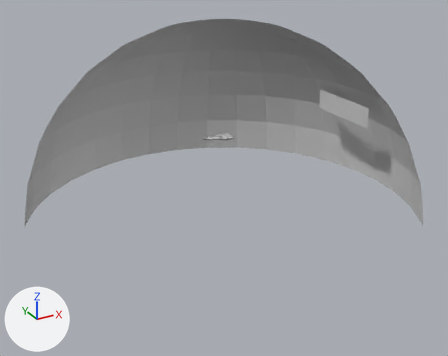
A saved change to the Blender file build/assetpacker/assets/intro/intro.blend.
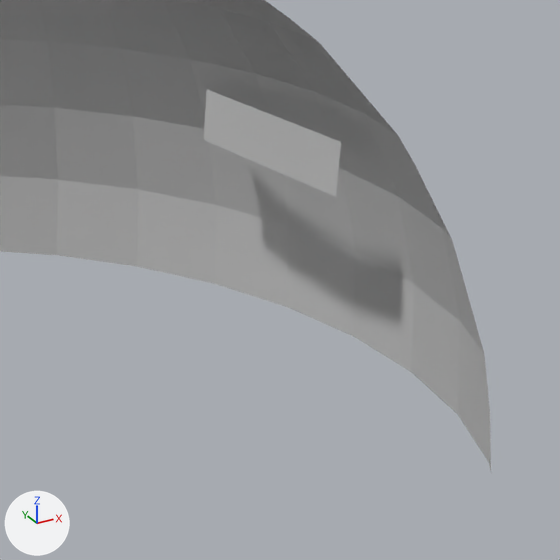
Each version appears first whole from a 50 mm lens placed at (-399.0, -743.0, 307.0), pointed at (-15.0, -45.0, -42.0), and next in a close-up on the part from 55% to 100% of the width and 16% to 73% of the height. Every picture has the same lights, and +X, +Y and +Z are marked at lower left. Everything nearer to the camera than a plane just in front of the edit is cut away.

Objects in the first close-up: 'sky', 'skyline'.
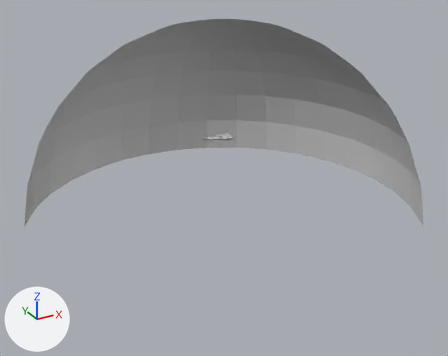
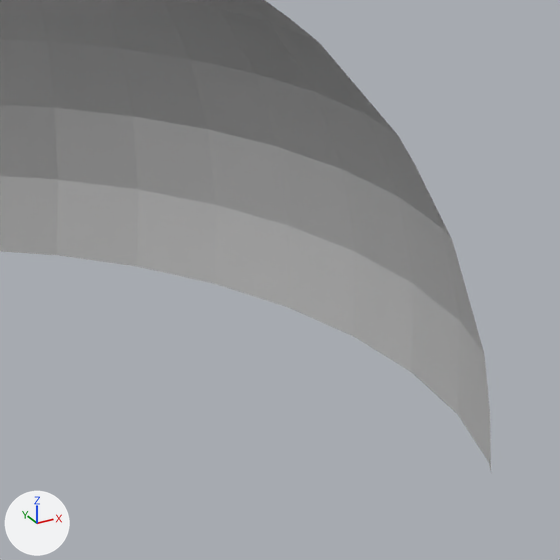
Commit message: continued work on kinda working intro

The change in detail:
Object 'skyline' (ob_skyline) is deleted.

Changed parts and their boxes (x1, y1, x2, y2) in the close-ups (560 x 560 px):
'skyline', deleted: before (203, 90, 341, 197)
